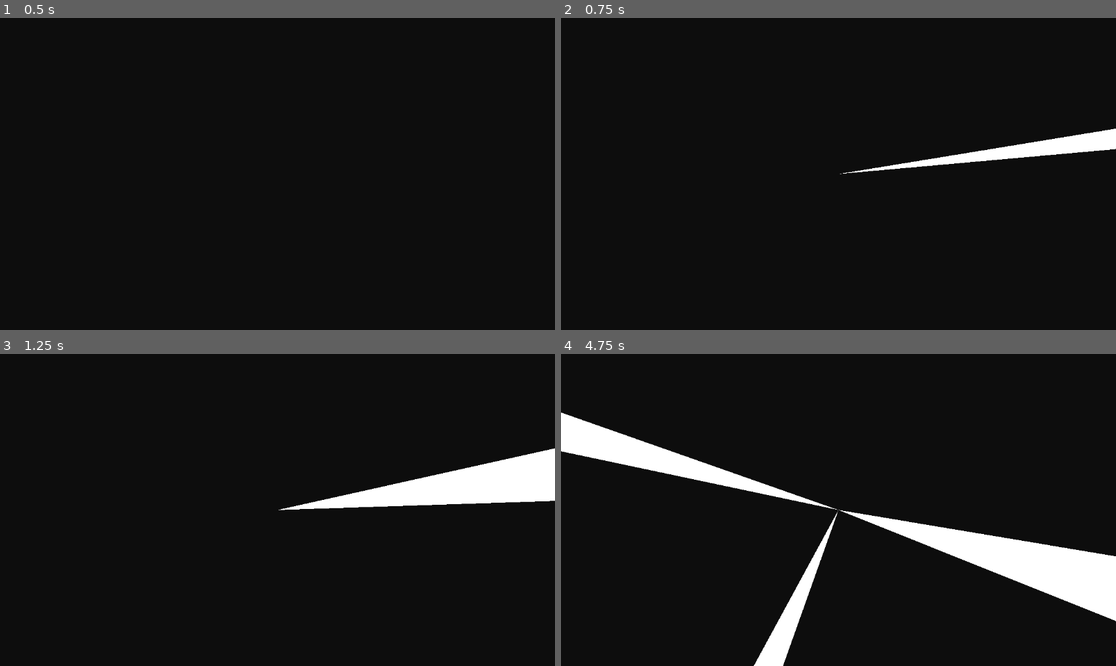
Above: before the commit, frames 1-4 (two rows, left to right).
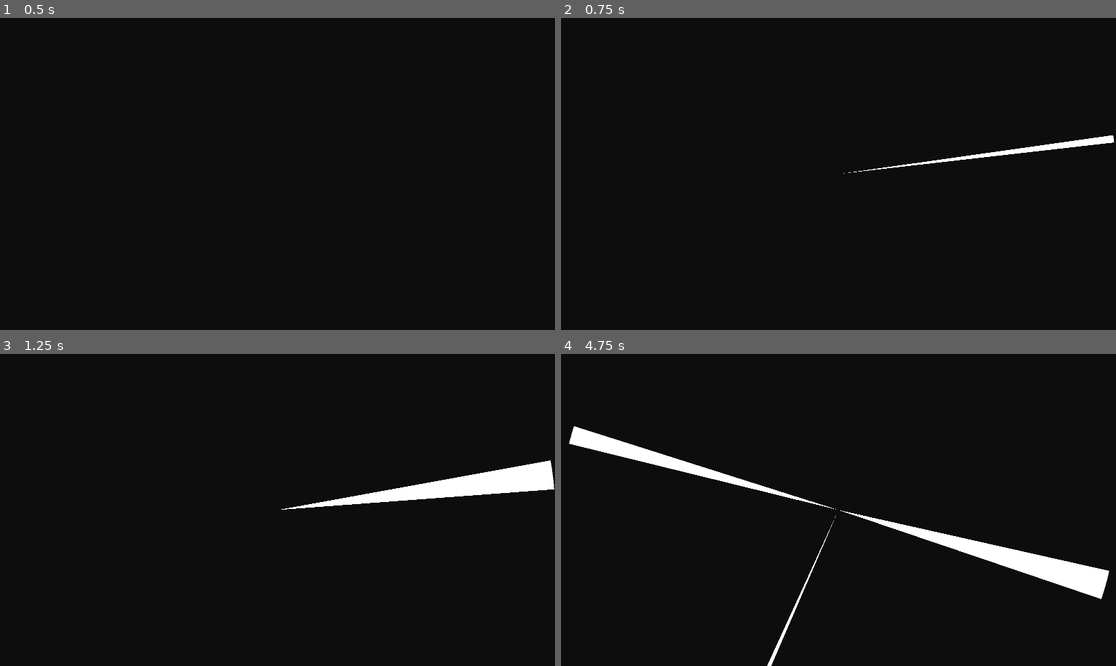
Above: after the commit, the same moments.

Repository: amirblum/OrHaolam-JLM2025
Game: Godot game, scene res://scenes/main/Main.tscn
The game is run twice, just before and just after one commit, with the same random seed, the same clock (stepped at 60 frames per second) and the same inputs.
Inputs (mouse positions are in pixels of both pictures, inside the frame that each line leads up to):
- Up to frame 1 (0.5 s): no input
- Up to frame 2 (0.75 s): tap Enter at 0.5 s; move the mouse to (960, 158) at 0.52 s; hold D from 0.53 s (still down); tap P at 0.6 s; click (960, 158) at 0.67 s
- Up to frame 3 (1.25 s): keep holding D; tap Space at 0.77, 1.07 s; tap O at 0.8 s
- Up to frame 4 (4.75 s): move the mouse to (727, 525) at 1.27 s; release D at 1.28 s; hold S 1.28-2.03 s; tap O at 1.35, 4.55 s; click (727, 525) at 1.42 s; tap Space at 1.52, 1.82, 3.02, 3.05, 3.32, 3.6, 3.77, 4.07, 4.52 s; tap Q at 1.55, 2.1 s; move the mouse to (894, 441) at 2.02 s; hold D 2.03-2.78 s; click (894, 441) at 2.17 s; tap E at 2.3, 2.85 s; move the mouse to (810, 572) at 2.77 s; hold W 2.78-3.53 s; click (810, 572) at 2.92 s; move the mouse to (1005, 556) at 3.52 s; hold A from 3.53 s (still down); click (1005, 556) at 3.67 s; tap P at 3.8, 4.35 s; move the mouse to (672, 463) at 4.27 s; click (672, 463) at 4.42 s

Frame 1 is identical in both runs. In frame 2, 1.1% of the frame differs, in the area x 50-100%, y 35-51%; in frame 3, 2.0%; in frame 4, 5.9%, in the area x 0-100%, y 18-100%.

Commit message:
dev of beams and DEBUG
 optional DEBUG scene
main bool DEBUG loads DEBUG

update PRD

changed display size

DEBUG allows changes to params

player allows click and hold
player allows auto click

Diff:
--- a/project.godot
+++ b/project.godot
@@ -15,6 +15,14 @@
 config/features=PackedStringArray("4.5", "Forward Plus")
 config/icon="res://assets/icon.svg"
 
+[display]
+
+window/size/viewport_width=1920
+window/size/viewport_height=1080
+window/size/mode=3
+window/size/resizable=false
+window/size/borderless=true
+
 [rendering]
 
 environment/defaults/default_clear_color=Color(0.05, 0.05, 0.05, 1)
--- /dev/null
+++ b/scenes/DEBUG/DEBUG.tscn
@@ -0,0 +1,6 @@
+[gd_scene load_steps=2 format=3 uid="uid://d1w1n6p6b3b7n"]
+
+[ext_resource type="Script" path="res://scenes/debug/Debug.gd" id="1_debug"]
+
+[node name="Debug" type="Node2D"]
+script = ExtResource("1_debug")
--- /dev/null
+++ b/scenes/DEBUG/Debug.gd
@@ -0,0 +1,117 @@
+extends Node2D
+
+@export var light_decay_step: float = 0.5
+@export var click_impact_step: float = 0.5
+@export var auto_click_rate_step: float = 1.0
+
+var player: Node = null
+
+var _label: Label
+
+func _ready() -> void:
+	player = _find_player()
+	if player == null:
+		push_warning("DEBUG: Could not find Player node.")
+
+	# Minimal on-screen overlay so you can see values without a console.
+	var layer := CanvasLayer.new()
+	layer.name = "DebugUI"
+	layer.layer = 100
+	add_child(layer)
+
+	_label = Label.new()
+	_label.name = "Info"
+	_label.position = Vector2(12, 12)
+	layer.add_child(_label)
+
+	_update_label()
+
+func _process(_delta: float) -> void:
+	if player == null or not is_instance_valid(player):
+		player = _find_player()
+	_update_label()
+
+func _input(event: InputEvent) -> void:
+	if not (event is InputEventKey):
+		return
+
+	var e := event as InputEventKey
+	if e.is_echo() or not e.pressed:
+		return
+
+	match e.keycode:
+		KEY_P:
+			_toggle_bool(&"hold_enable")
+		KEY_O:
+			_toggle_bool(&"auto_click")
+		KEY_Q:
+			_add_float(&"lightDecay", -light_decay_step, 0.0)
+		KEY_A:
+			_add_float(&"lightDecay", light_decay_step, 0.0)
+		KEY_W:
+			_add_float(&"clickImpact", -click_impact_step, 0.0)
+		KEY_S:
+			_add_float(&"clickImpact", click_impact_step, 0.0)
+		KEY_E:
+			_add_float(&"auto_click_rate", -auto_click_rate_step, 0.1)
+		KEY_D:
+			_add_float(&"auto_click_rate", auto_click_rate_step, 0.1)
+		_:
+			return
+
+	_update_label()
+
+func _toggle_bool(prop: StringName) -> void:
+	if player == null or not is_instance_valid(player):
+		return
+	var v := bool(player.get(prop))
+	player.set(prop, not v)
+
+func _add_float(prop: StringName, delta: float, min_value: float) -> void:
+	if player == null or not is_instance_valid(player):
+		return
+	var v := float(player.get(prop))
+	v = maxf(min_value, v + delta)
+	player.set(prop, v)
+
+func _update_label() -> void:
+	if _label == null:
+		return
+	if player == null or not is_instance_valid(player):
+		_label.text = "DEBUG\nPlayer not found"
+		return
+	_label.text = _status_text()
+
+func _status_text() -> String:
+	return (
+		"DEBUG\n"
+		+ "P: hold_enable = %s\n" % str(player.get("hold_enable"))
+		+ "O: auto_click = %s\n" % str(player.get("auto_click"))
+		+ "Q/A: lightDecay = %.2f\n" % float(player.get("lightDecay"))
+		+ "W/S: clickImpact = %.2f\n" % float(player.get("clickImpact"))
+		+ "E/D: auto_click_rate = %.2f\n" % float(player.get("auto_click_rate"))
+	)
+
+func _find_player() -> Node:
+	# Preferred: Debug is instanced under Main, so Player is a sibling.
+	var p := get_parent()
+	if p != null:
+		var sibling := p.get_node_or_null("Player")
+		if sibling != null:
+			return sibling
+
+	# Fallback (older debug-root layout / other instancing patterns)
+	var from_here := get_node_or_null("Main/Player")
+	if from_here != null:
+		return from_here
+
+	var scene := get_tree().current_scene
+	if scene != null:
+		var direct := scene.get_node_or_null("Player")
+		if direct != null:
+			return direct
+		var any := scene.find_child("Player", true, false)
+		if any != null:
+			return any
+
+	return null
--- a/scenes/main/Main.gd
+++ b/scenes/main/Main.gd
@@ -1,4 +1,16 @@
 extends Node2D
+
+@export var DEBUG: bool = false
+
+@onready var _debug_scene := preload("res://scenes/debug/Debug.tscn")
+
+func _ready() -> void:
+	if DEBUG:
+		var dbg := _debug_scene.instantiate()
+		dbg.name = "Debug"
+		add_child(dbg)
+		# Ensure it sits after Player in the tree; visual overlay is handled by CanvasLayer in Debug.gd.
+		move_child(dbg, get_child_count() - 1)
 
 func _process(_delta: float) -> void:
 	# Close the application when Escape is pressed
--- a/scenes/main/Main.tscn
+++ b/scenes/main/Main.tscn
@@ -7,5 +7,9 @@
 script = ExtResource("1_main")
 
 [node name="Player" parent="." instance=ExtResource("2_player")]
+clickImpact = 2.0
+minClickDist = 4.0
+lightDecay = 7.0
+auto_click_rate = 6.0
 
 [node name="Beams" type="Node2D" parent="Player"]
--- a/scenes/player/Player.gd
+++ b/scenes/player/Player.gd
@@ -5,6 +5,9 @@
 @export var clickImpact: float = 4.5 # Degrees, PRD `clickImpact`
 @export var minClickDist: float = 2.0 # Minimum distance from center to register a click
 @export var lightDecay: float = 5.0 # Deg/sec, PRD `lightDecay`
+@export var hold_enable: bool = false # Upgrade: allows click-and-hold repeating ticks
+@export var auto_click_rate: float = 12.0 # Clicks per second while holding / auto-clicking
+@export var auto_click: bool = false # If true, auto-click even when not holding
 
 const _MERGE_EPS_RAD := 0.00001
 
@@ -20,6 +23,10 @@
 
 # Accessible memory: keep references to currently-active beam instances.
 var beams: Array[Node2D] = []
+
+var _mouse_down := false
+var _space_down := false
+var _click_accum := 0.0
 
 func _ready() -> void:
 	# Ensure there is always a Beams container, even if the scene wasn't set up yet.
@@ -28,15 +35,48 @@
 		beams_layer.name = "Beams"
 		add_child(beams_layer)
 
+func _process(delta: float) -> void:
+	# Single click is always available (handled in _input).
+	# Repeated click ticks require either:
+	# - hold_enable + holding, or
+	# - auto_click (later upgrade) regardless of holding.
+	var holding_active := hold_enable and (_mouse_down or _space_down)
+	var active := auto_click or holding_active
+	if not active:
+		_click_accum = 0.0
+		return
+
+	if auto_click_rate <= 0.0:
+		return
+
+	var period := 1.0 / auto_click_rate
+	_click_accum += delta
+
+	while _click_accum >= period:
+		_click_accum -= period
+		_handle_click(get_global_mouse_position())
+
 func _input(event):
-	# Listen for mouse button click
+	# Listen for mouse button click/hold
 	if event is InputEventMouseButton:
 		if event.button_index == MOUSE_BUTTON_LEFT and event.pressed:
+			_mouse_down = true
+			_click_accum = 0.0
 			_handle_click(get_global_mouse_position())
-
-	# Listen for space bar press
+		elif event.button_index == MOUSE_BUTTON_LEFT and not event.pressed:
+			_mouse_down = false
+
+	# Listen for space bar press/hold (works like mouse click)
 	if event is InputEventKey:
-		if event.keycode == KEY_SPACE and event.pressed and not event.is_echo():
+		if event.keycode == KEY_SPACE and not event.is_echo():
+			if event.pressed:
+				_space_down = true
+			else:
+				_space_down = false
+
+			if event.pressed:
+				# Fire immediately on press; continuous repeats are handled in _process.
+				_click_accum = 0.0
 			_handle_click(get_global_mouse_position())
 
 func _handle_click(click_pos: Vector2) -> void:
Not shown, added: scenes/DEBUG/Debug.gd.uid
Not shown, changed: PRD.md
